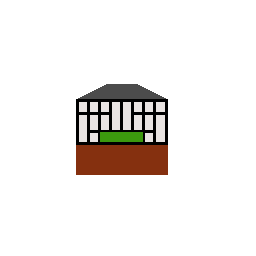
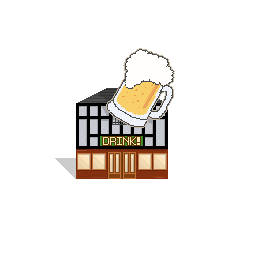
Layer changes from the first 256px x 256px image to the second:
added layer "Layer 20" (20%) above "Layer 17" over [55, 88, 168, 179]
added layer "Layer 17" above "Layer 18" over [103, 137, 140, 145]
added layer "Layer 18" above "Layer 16" over [102, 136, 141, 146]
added layer "Layer 16" above "Layer 19 copy" over [77, 152, 167, 179]
added layer "Layer 19 copy" above "Layer 19" over [106, 48, 175, 128]
added layer "Layer 19" above "Layer 15" over [112, 116, 127, 125]
painted on "Layer 15" over [76, 84, 168, 179]
